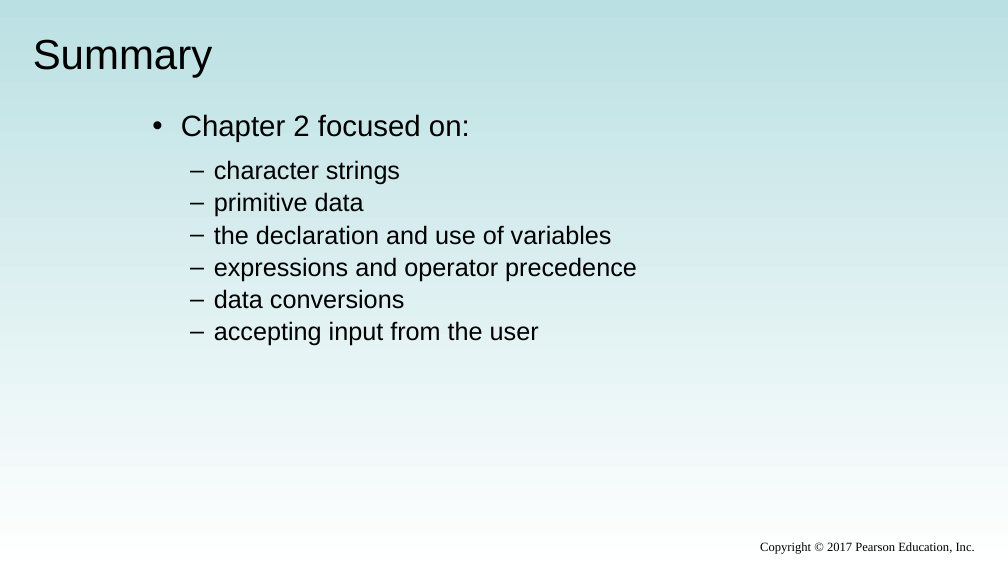
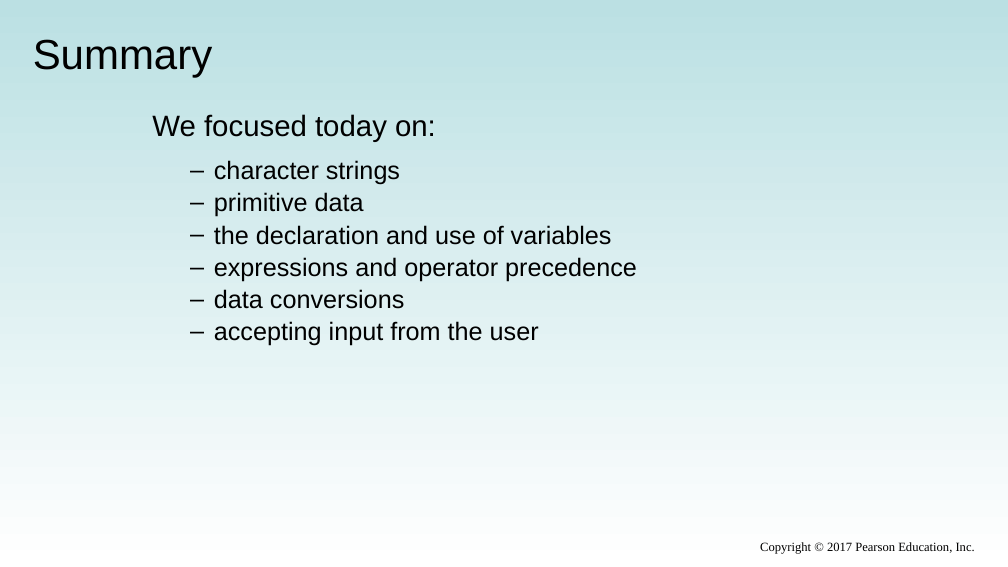
Before and after one commit to xiaoleibi/DMU26, a slide deck: slide 57 of ppt/Uge38 Datatype og expression (1).pptx (slide 59 before the commit). Drawn at 1008x567 pixels with LibreOffice and Linux fonts; fonts in the diff are those of the drawing. Boxes give left, top, right and bottom in pixels: in the first picture for what was removed or moved away, otherwise in the second. Text is boxed around its words. In the diff, an @@ line names an element or a change of style, - is before the commit and + after.

```diff
--- a/ppt/Uge38 Datatype og expression (1).pptx
+++ b/ppt/Uge38 Datatype og expression (1).pptx
@@ text at <box>152,114,436,142</box>: text changed @@
-• Chapter 2 focused on:
+We focused today on:
```
Also in this commit, not shown: 9 other slides changed, 2 slides added, 4 slides removed.
